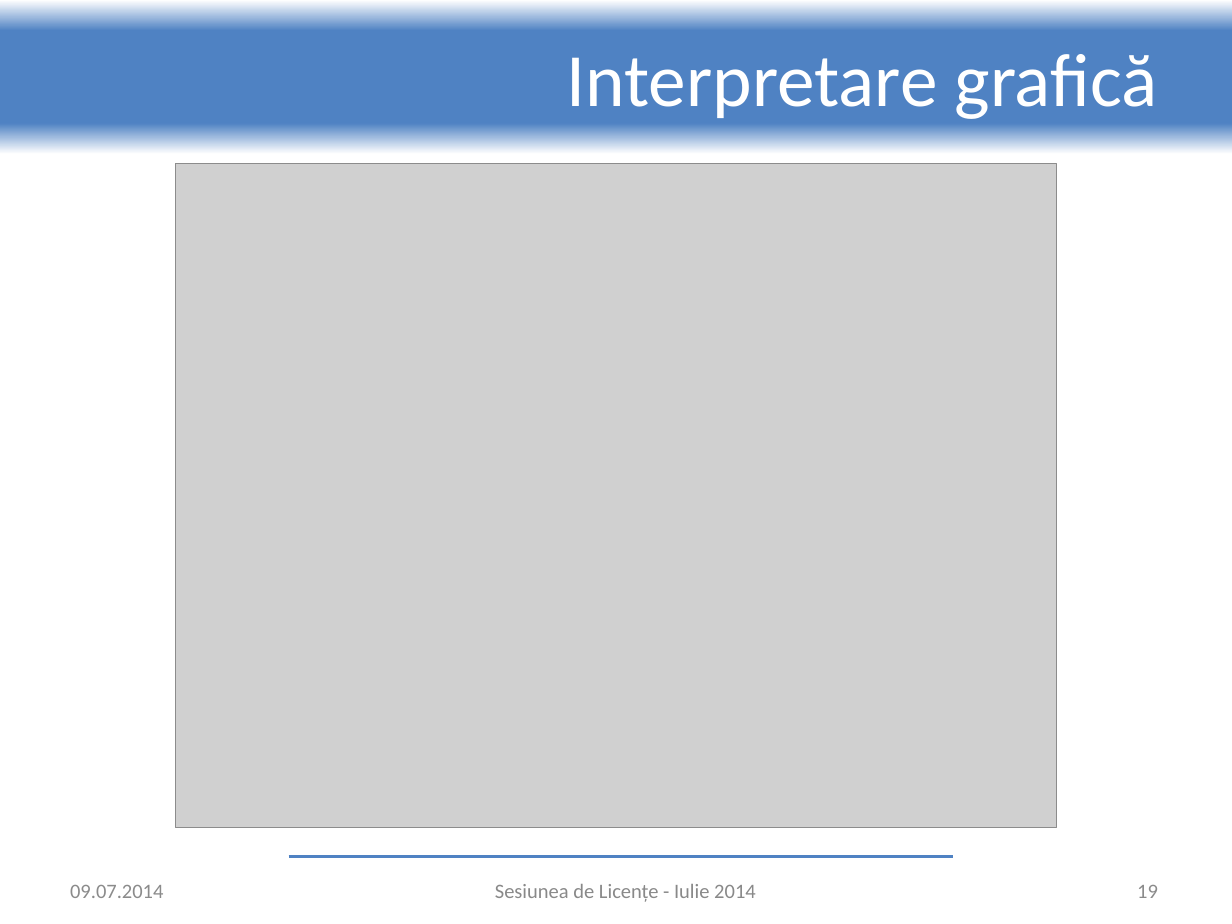
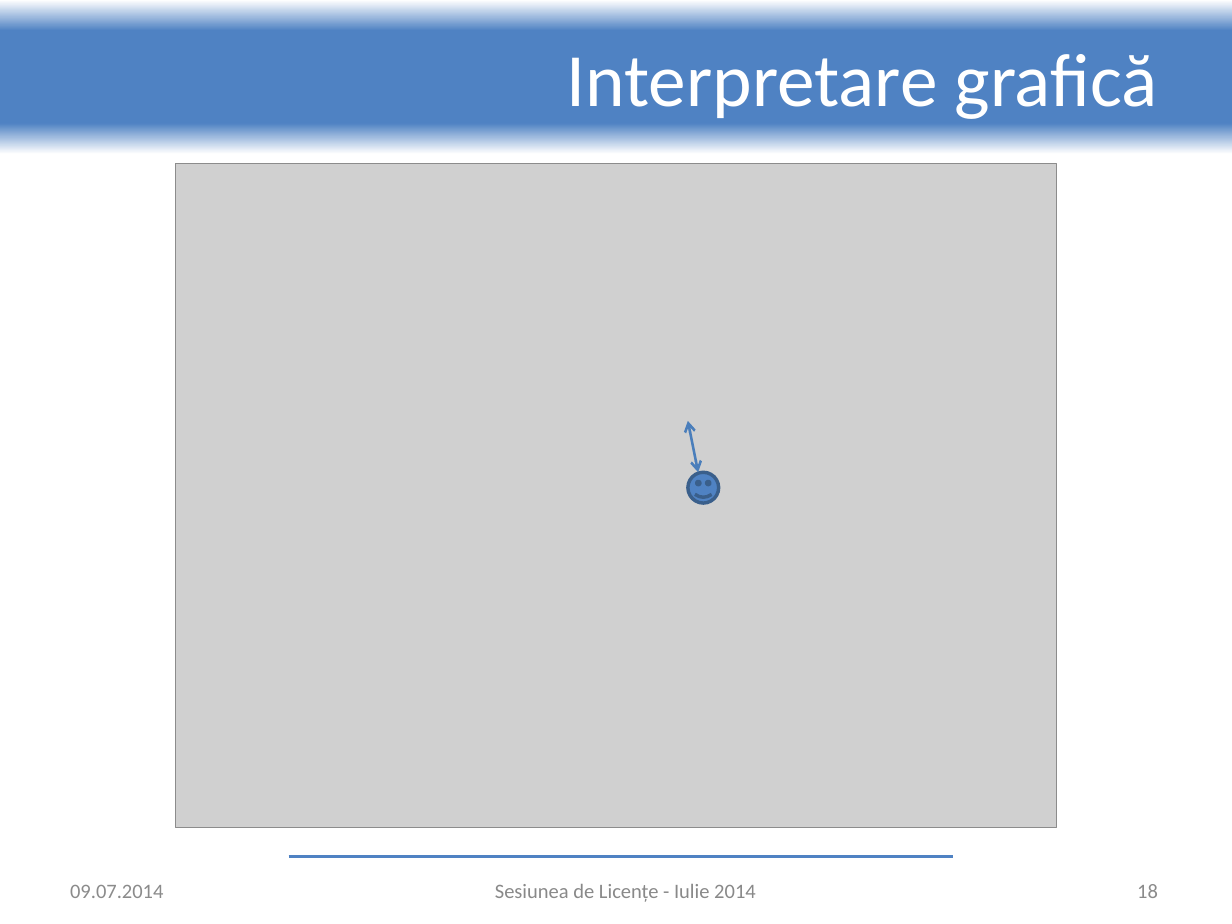
Before and after one commit to adrian-nicolau/radar, a slide deck: slide 18 of presentation.pptx (slide 19 before the commit). Drawn at 1232x924 pixels with LibreOffice and Linux fonts; fonts in the diff are those of the drawing; grey boxes stand for pictures; background and template pictures are left out. Boxes give left, top, right and bottom in pixels: in the first picture for what was removed or moved away, otherwise in the second. Text is boxed around its words. In the diff, an @@ line names an element or a change of style, - is before the commit and + after.

```diff
--- a/presentation.pptx
+++ b/presentation.pptx
@@ double arrow added from (687, 421) to (699, 472), #4B7EBC 1.5 pt @@
@@ smiley face added at box(687, 472, 718, 503), fill #4F82C3, outline #3A5F8C 2 pt @@
@@ page number at box(1137, 884, 1158, 898): text changed @@
-19
+18
```
Also in this commit, not shown: 2 other slides changed, 1 slide removed, 1 other file.
